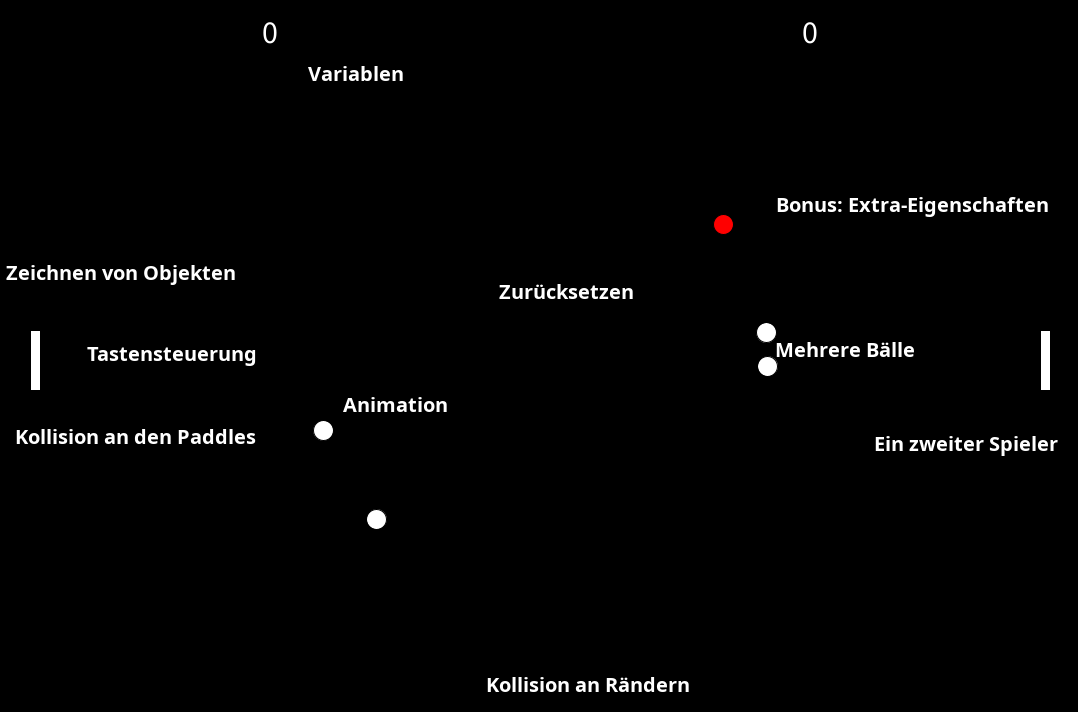
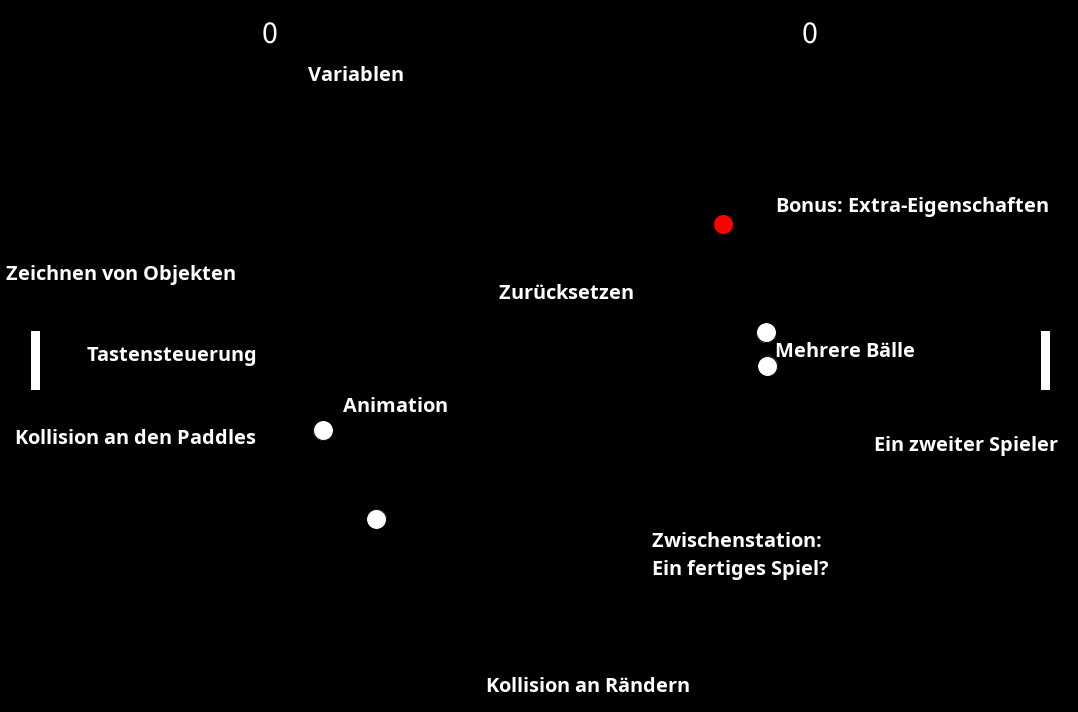
Before/after of a (1078, 712) layered artwork. What changed in the layer stack:
added layer "Zwischenstation: ..." above "Zurücksetzen" over (x1=652, y1=532, x2=829, y2=580)
